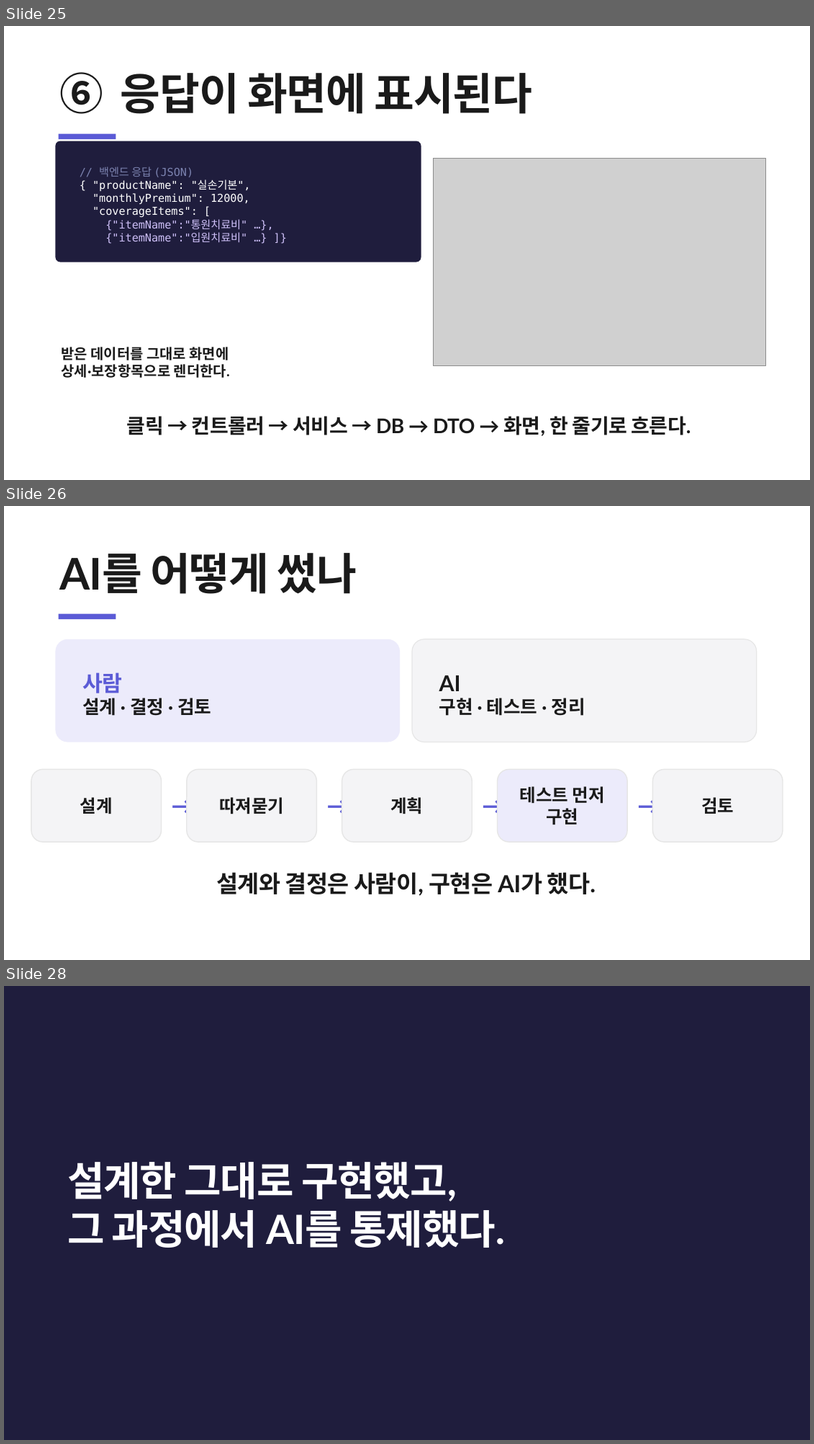
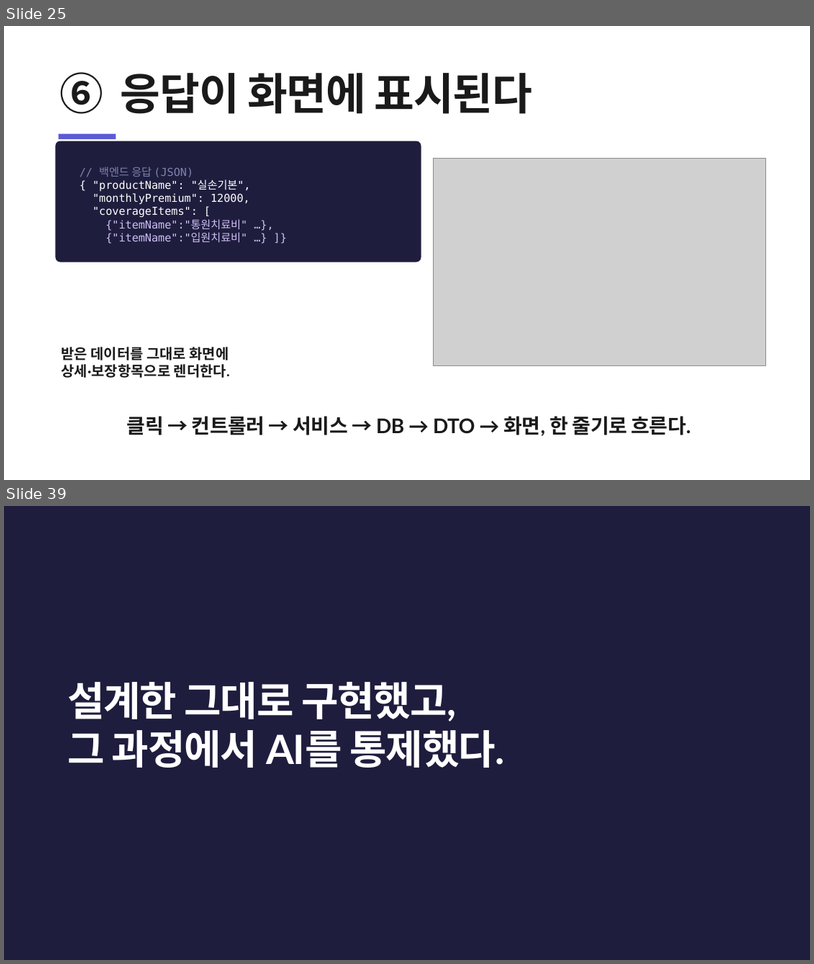
Before and after one commit to heyoonyoon/distributed-programming, a slide deck: docs/presentation/보험발표-figma.pptx. Shown one above the other, each under a label of ours: slides 25, 26 and 28 before the commit, slides 25 and 39 after it; the slides between them are not shown. The pictures are 814x1444 and 814x964 pixels, drawn with LibreOffice and Linux fonts; fonts in the diff are those of the drawing; grey boxes stand for pictures. Boxes give left, top, right and bottom in pixels: in the first picture for what was removed or moved away, otherwise in the second. Text is boxed around its words. In the diff, an @@ line names an element or a change of style, - is before the commit and + after.

```diff
--- a/docs/presentation/보험발표-figma.pptx
+++ b/docs/presentation/보험발표-figma.pptx
@@ slide 26 removed at bbox=[4, 506, 810, 960], background #FFFFFF @@
@@ text removed at bbox=[59, 553, 357, 594] @@
-AI를 어떻게 썼나
@@ rectangle removed at bbox=[59, 614, 116, 619] @@
@@ rounded rectangle removed at bbox=[55, 639, 400, 742] @@
@@ rounded rectangle removed at bbox=[412, 639, 757, 742] @@
@@ text removed at bbox=[82, 672, 211, 716] @@
-사람
-설계 · 결정 · 검토
@@ text removed at bbox=[440, 675, 586, 716] @@
-AI
-구현 · 테스트 · 정리
@@ rounded rectangle removed at bbox=[31, 769, 161, 842] @@
-설계
@@ text removed at bbox=[161, 784, 203, 826] @@
-→
@@ rounded rectangle removed at bbox=[187, 769, 316, 842] @@
-따져묻기
@@ text removed at bbox=[316, 784, 359, 826] @@
-→
@@ rounded rectangle removed at bbox=[342, 769, 472, 842] @@
-계획
@@ text removed at bbox=[472, 784, 514, 826] @@
-→
@@ rounded rectangle removed at bbox=[498, 769, 628, 842] @@
-테스트 먼저 구현
@@ text removed at bbox=[628, 784, 670, 826] @@
-→
@@ rounded rectangle removed at bbox=[653, 769, 783, 842] @@
-검토
@@ text removed at bbox=[216, 872, 596, 896] @@
-설계와 결정은 사람이, 구현은 AI가 했다.
@@ what was slide 28 is now slide 39 @@
```
Also in this commit, not shown: 13 slides added, 1 other slide removed, 1 other file.
